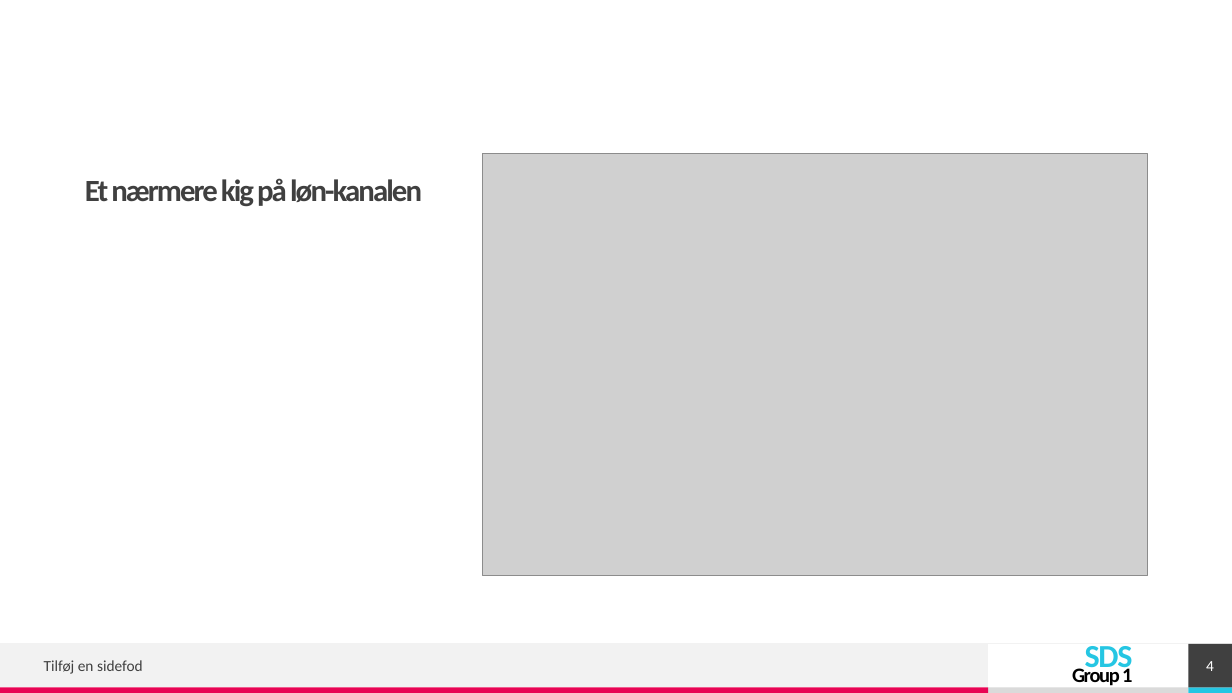
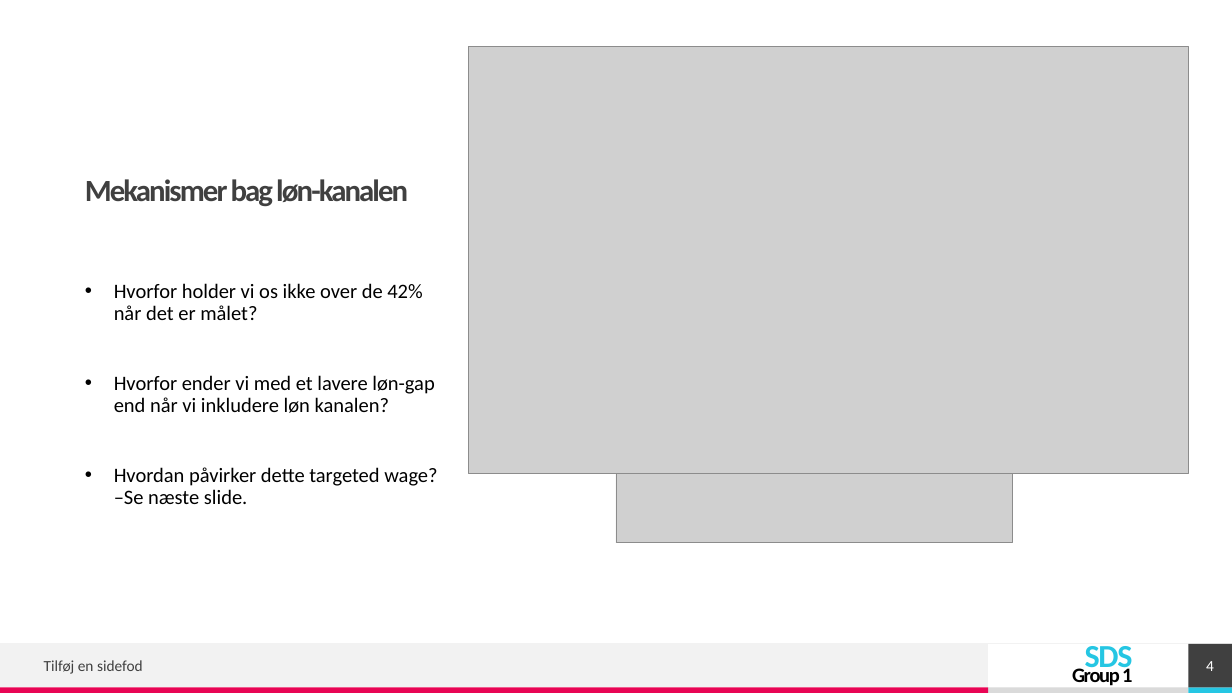
Before and after one commit to simonmig10/komp_r, a slide deck: slide 4 of PP-Eksamen.pptx. Drawn at 1232x693 pixels with LibreOffice and Linux fonts; fonts in the diff are those of the drawing; grey boxes stand for pictures. Boxes give left, top, right and bottom in pixels: in the first picture for what was removed or moved away, otherwise in the second. Text is boxed around its words. In the diff, an @@ line names an element or a change of style, - is before the commit and + after.

```diff
--- a/PP-Eksamen.pptx
+++ b/PP-Eksamen.pptx
@@ picture: place and size @@
-picture at (482,153,1148,576)
+picture at (469,46,1189,474)
@@ title at (85,179,408,206): text changed @@
-Et nærmere kig på løn-kanalen
+Mekanismer bag løn-kanalen
@@ text added at (114,283,437,504), 16 pt, text #000000 @@
+• Hvorfor holder vi os ikke over de 42% når det er målet?
+• Hvorfor ender vi med et lavere løn-gap end når vi inkludere løn kanalen?
+• Hvordan påvirker dette targeted wage? –Se næste slide.
@@ picture added at (616,474,1013,543) @@
```
Also in this commit, not shown: 3 other slides changed, 3 slides added, 2 slides removed.
